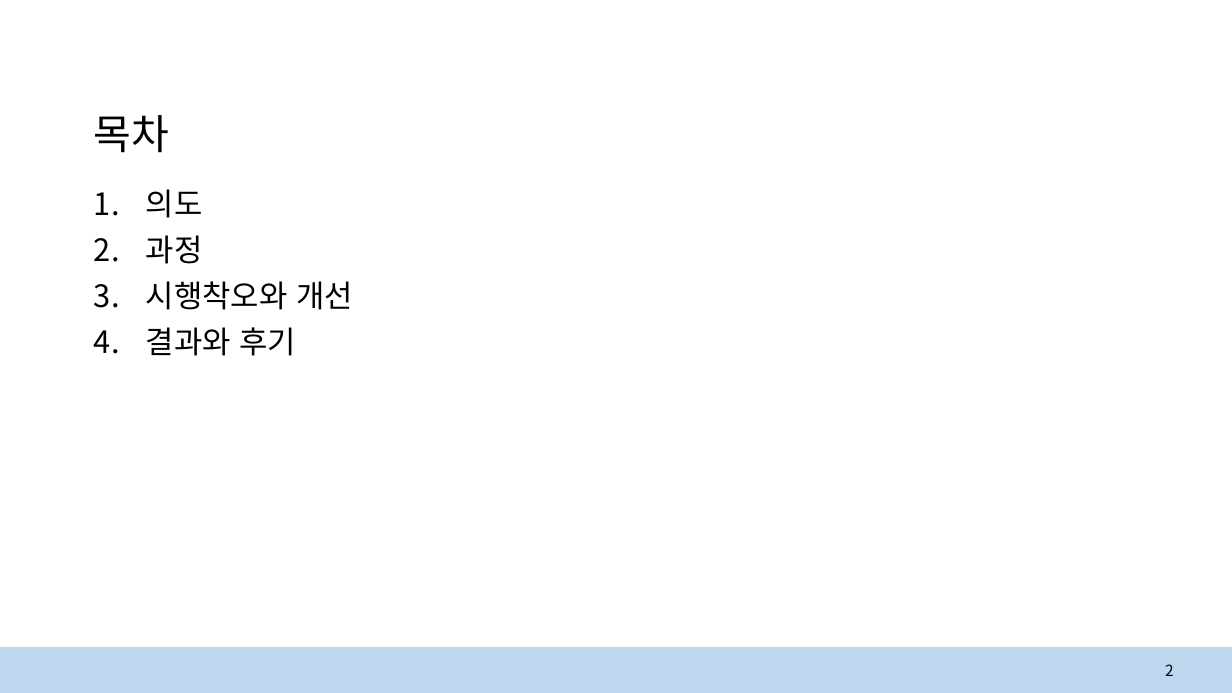
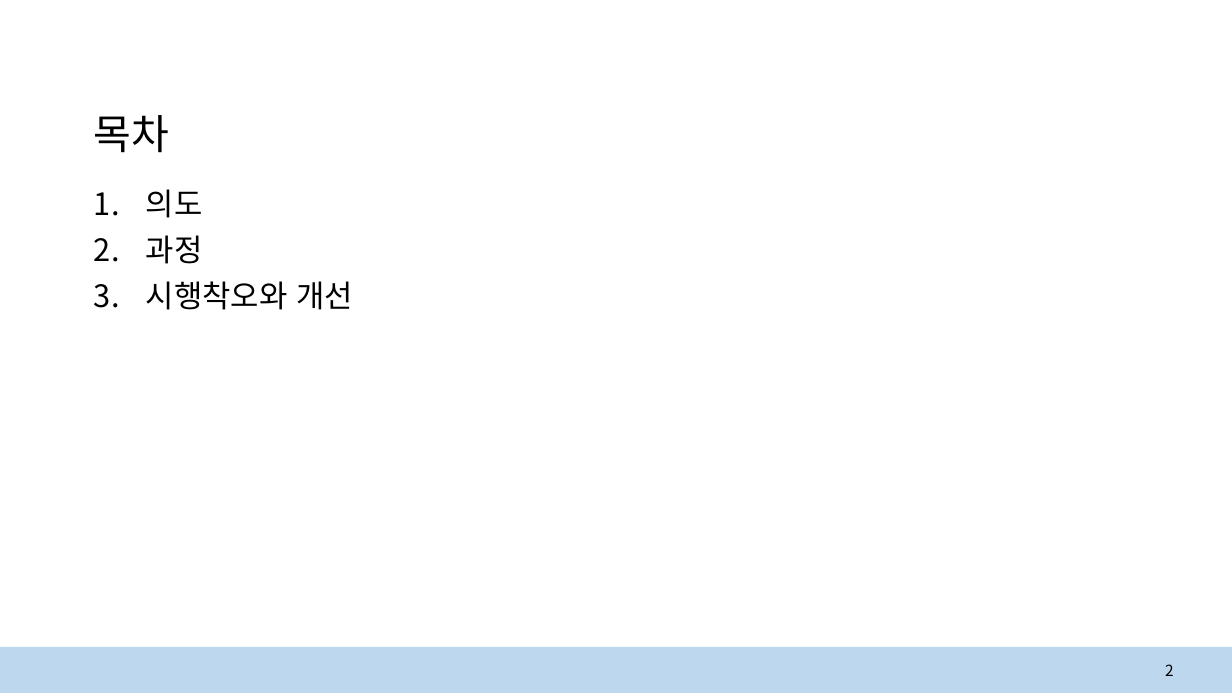
Before and after one commit to BDH0322/bdh, a slide deck: slide 2 of AI 부유물 탐지 시스템구축프로젝트.pptx. Drawn at 1232x693 pixels with LibreOffice and Linux fonts; fonts in the diff are those of the drawing. Boxes give left, top, right and bottom in pixels: in the first picture for what was removed or moved away, otherwise in the second. Text is boxed around its words. In the diff, an @@ line names an element or a change of style, - is before the commit and + after.

```diff
--- a/AI 부유물 탐지 시스템구축프로젝트.pptx
+++ b/AI 부유물 탐지 시스템구축프로젝트.pptx
@@ text at [146, 327, 297, 356]: paragraph removed @@
-4. 결과와 후기
```
Also in this commit, not shown: 1 slide removed.
